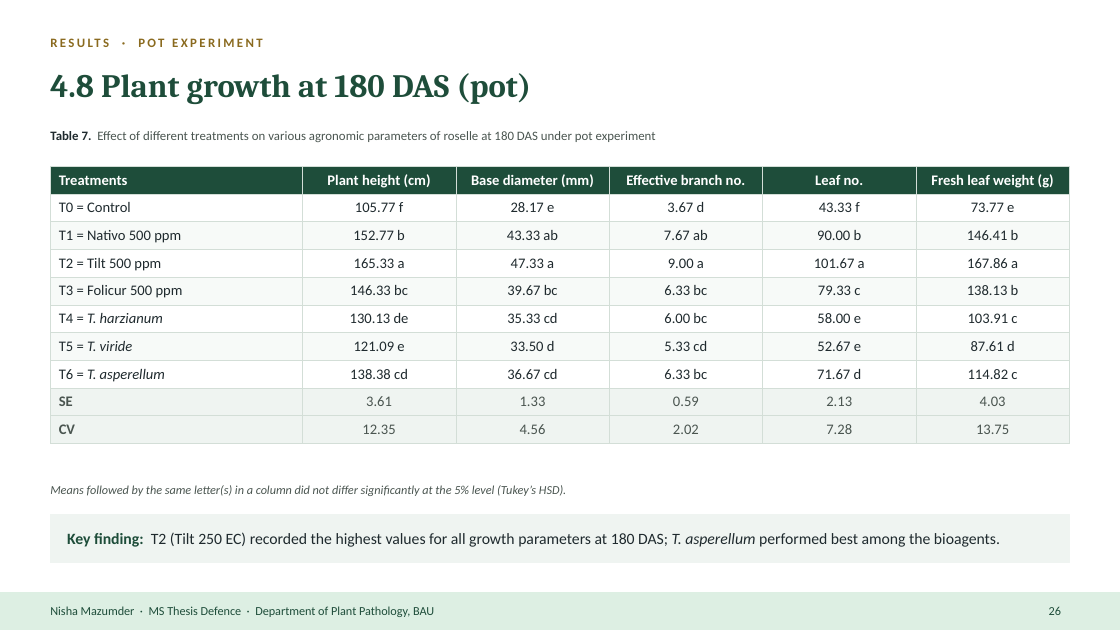
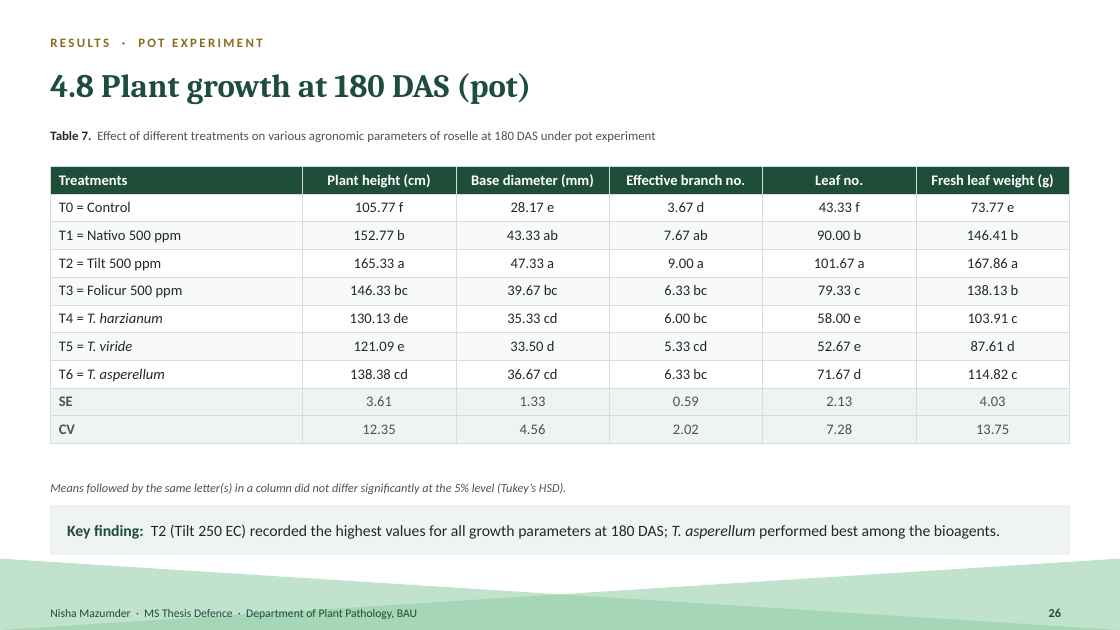
Before and after one commit to bipro-b/nm-documenents, a slide deck: slide 26 of docs/Nisha_MS_Thesis_Defence.pptx. Drawn at 1120x630 pixels with LibreOffice and Linux fonts; fonts in the diff are those of the drawing. Boxes give left, top, right and bottom in pixels: in the first picture for what was removed or moved away, otherwise in the second. Text is boxed around its words. In the diff, an @@ line names an element or a change of style, - is before the commit and + after.

```diff
--- a/docs/Nisha_MS_Thesis_Defence.pptx
+++ b/docs/Nisha_MS_Thesis_Defence.pptx
@@ rectangle: place and size @@
-rectangle at [50,514,1070,563]
+rectangle at [50,506,1070,555]
@@ text "Key finding: T2 (Tilt 250 ...": place and size @@
-text "Key finding: T2 (Tilt 250 ..." at [67,532,1000,547]
+text "Key finding: T2 (Tilt 250 ..." at [67,524,1000,539]
@@ right triangle added at [0,559,1120,630], fill #8FCDA4 at 55% opacity @@
@@ right triangle added at [0,559,1120,630], fill #8FCDA4 at 55% opacity @@
@@ rectangle removed at [0,592,1120,630] @@
@@ text "Nisha Mazumder · MS Thesis ..." at [50,609,417,619]: size 10.5 to 10 pt @@
@@ page number at [1049,608,1061,617]: bold on @@
```
Also in this commit, not shown: 37 other slides changed, 1 other file.
